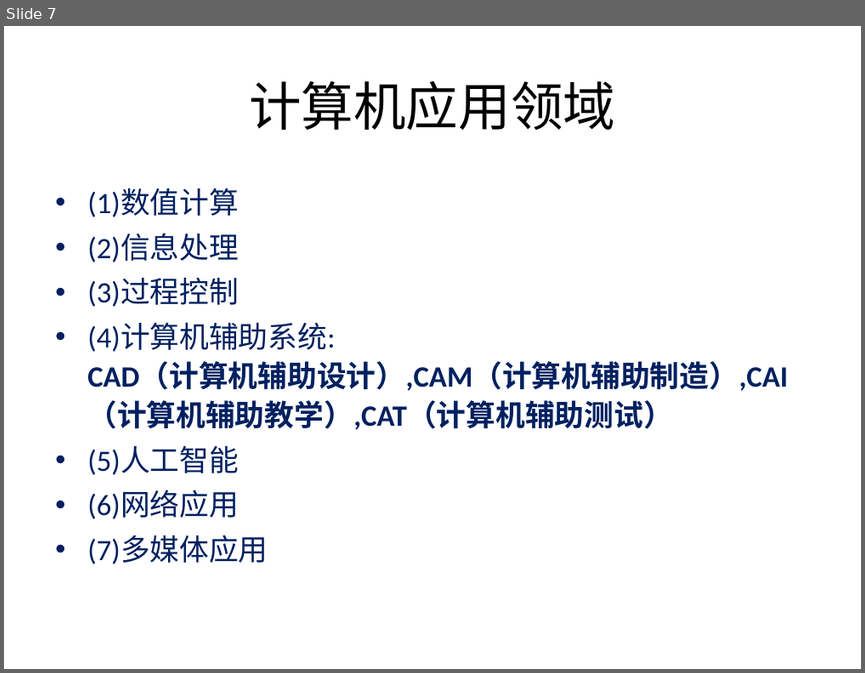
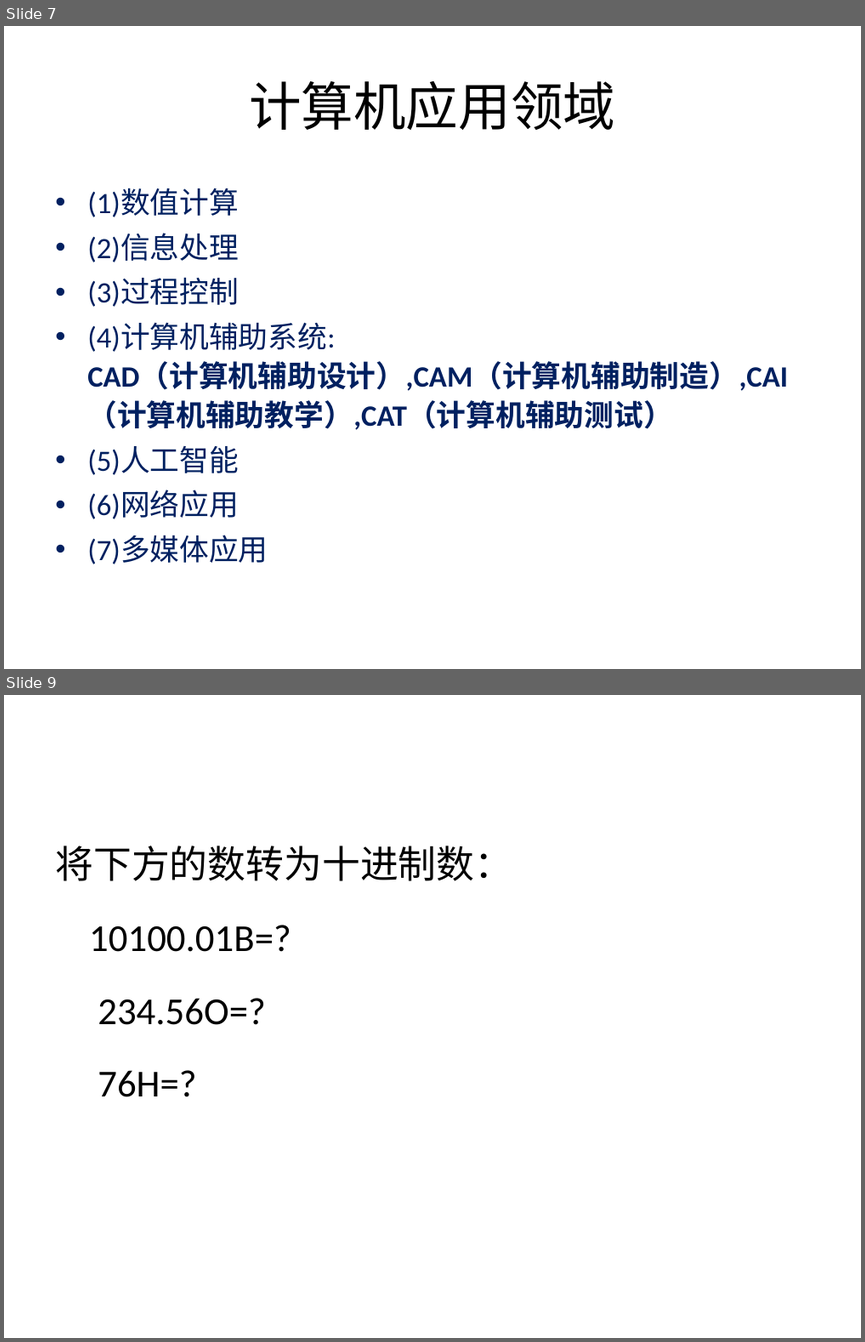
Before and after one commit to sans123wx/class, a slide deck: 第1章计算机基础/第1章复习.pptx. Shown one above the other, each under a label of ours: slide 7 before the commit, slides 7 and 9 after it; the slides between them are not shown. The pictures are 865x673 and 865x1342 pixels, drawn with LibreOffice and Linux fonts; fonts in the diff are those of the drawing. Boxes give left, top, right and bottom in pixels: in the first picture for what was removed or moved away, otherwise in the second. Text is boxed around its words. In the diff, an @@ line names an element or a change of style, - is before the commit and + after.

```diff
--- a/第1章计算机基础/第1章复习.pptx
+++ b/第1章计算机基础/第1章复习.pptx
@@ slide 9 added at <box>4,695,861,1338</box>, background #FFFFFF @@
@@ text added at <box>55,845,512,1097</box>, 32 pt, text #000000 @@
+将下方的数转为十进制数：
+10100.01B=?
+234.56O=?
+76H=?
```
Also in this commit, not shown: 6 other slides added.
